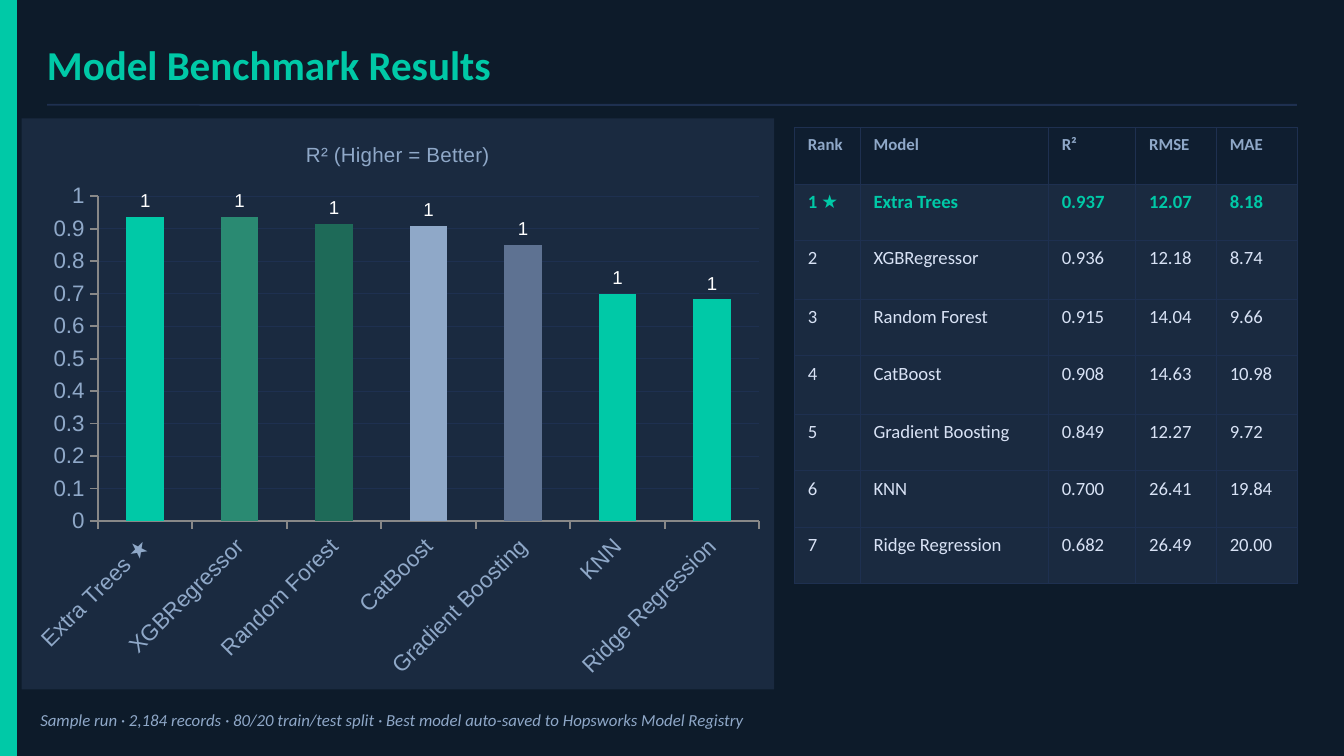
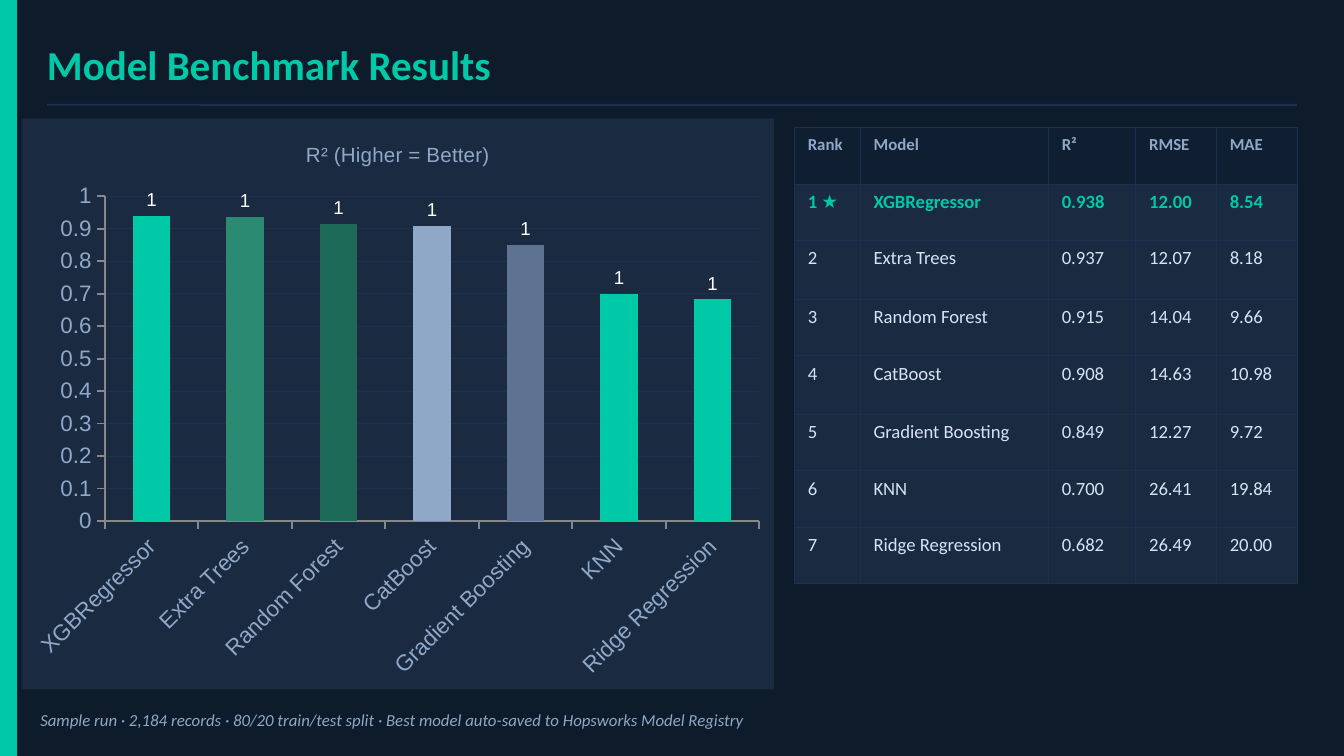
Before and after one commit to nomanramzan1001/AQI-Predictor, a slide deck: slide 5 of Lahore_AQI_Predictor.pptx. Drawn at 1344x756 pixels with LibreOffice and Linux fonts; fonts in the diff are those of the drawing. Boxes give left, top, right and bottom in pixels: in the first picture for what was removed or moved away, otherwise in the second. Text is boxed around its words. In the diff, an @@ line names an element or a change of style, - is before the commit and + after.

Commit message:
Created Lahore AQI Predictor Slides

```diff
--- a/Lahore_AQI_Predictor.pptx
+++ b/Lahore_AQI_Predictor.pptx
@@ column chart at [22, 118, 774, 689] @@
-categories: Extra Trees ★, XGBRegressor, Random Forest, CatBoost, Gradient Boosting, KNN, Ridge Regression
+categories: XGBRegressor, Extra Trees, Random Forest, CatBoost, Gradient Boosting, KNN, Ridge Regression
@@ table at [794, 128, 1297, 583] @@
-row 2: 1 ★ | Extra Trees | 0.937 | 12.07 | 8.18
+row 2: 1 ★ | XGBRegressor | 0.938 | 12.00 | 8.54
-row 3: 2 | XGBRegressor | 0.936 | 12.18 | 8.74
+row 3: 2 | Extra Trees | 0.937 | 12.07 | 8.18
```
